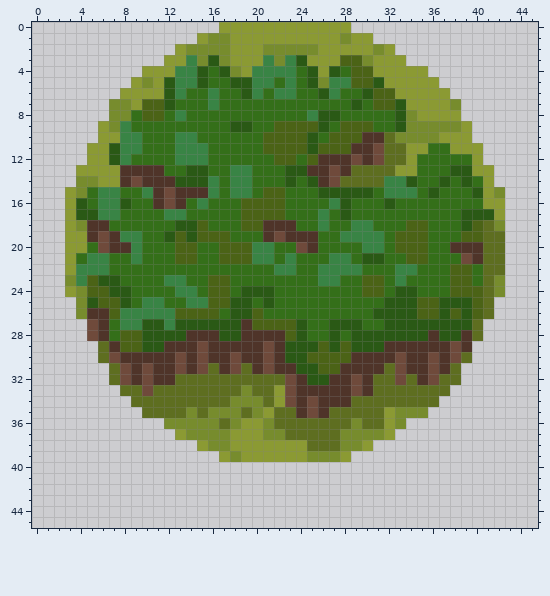
Pixel-art sprite -- textures/pieces/cakes/Forest.png. The picture above was drawn from the file before the commit.
The file is 46x46 pixels. Colours within 5 levels of each other are drawn and written as one.
After:
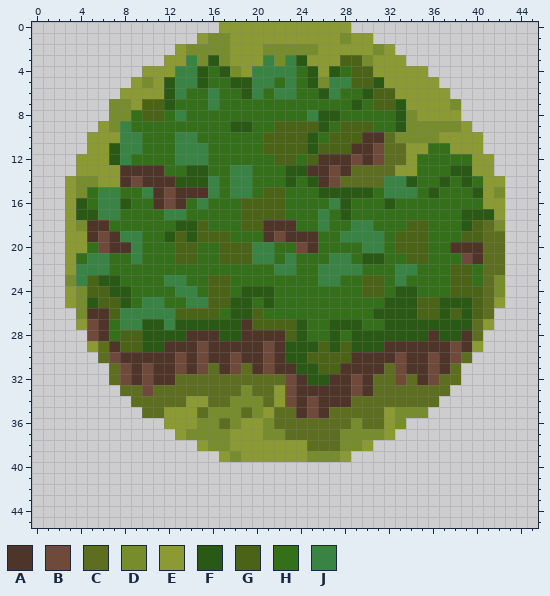
Palette (. is transparent): A #4f3429  B #6f4a3b  C #5e6e20  D #778c2d  E #8b9a33  F #2a5915  G #4b6316  H #346f19  J #398445
Change:
{"y":10,"x":5,"old":".","new":"E"}
{"y":10,"x":40,"old":".","new":"E"}
{"y":12,"x":4,"old":".","new":"E"}
{"y":12,"x":41,"old":".","new":"E"}
{"y":14,"x":3,"old":".","new":"E"}
{"y":14,"x":42,"old":".","new":"E"}
{"y":25,"x":3,"old":".","new":"E"}
{"y":25,"x":42,"old":".","new":"E"}
{"y":27,"x":4,"old":".","new":"E"}
{"y":27,"x":41,"old":".","new":"E"}
{"y":29,"x":5,"old":".","new":"E"}
{"y":29,"x":40,"old":".","new":"E"}
{"y":34,"x":14,"old":"CC","new":"EE"}
{"y":35,"x":12,"old":"CCD","new":"EEE"}
{"y":36,"x":12,"old":"DDD","new":"EEE"}
{"label":"added","picture_box":[65,132,98,187]}
{"label":"added","picture_box":[472,132,505,187]}
{"label":"added","picture_box":[65,297,98,352]}
{"label":"added","picture_box":[472,297,505,352]}
{"label":"changed","picture_box":[164,396,208,429]}
